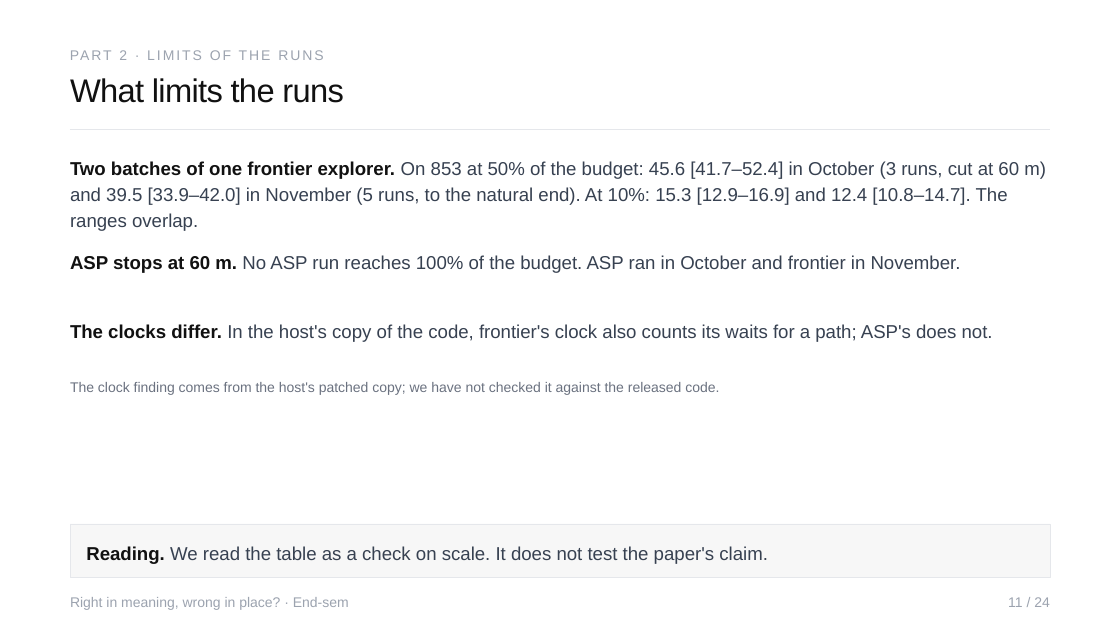
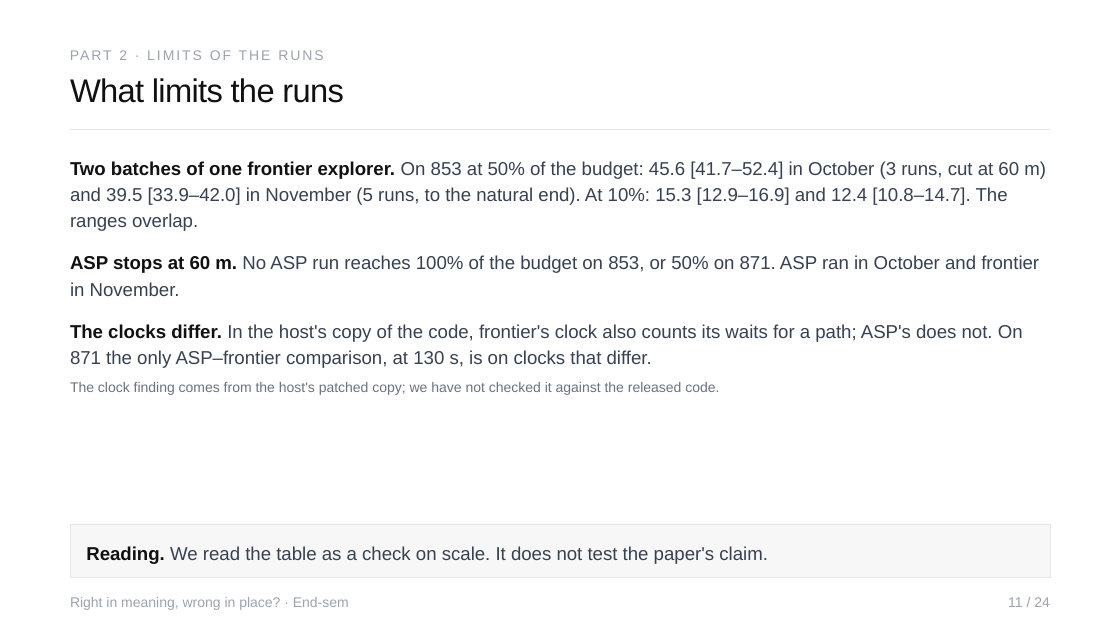
Before and after one commit to Sher110106/validity-aware-active-semantic-exploration, a slide deck: slide 11 of docs/endsem_2026-11/ASP_Endsem.pptx. Drawn at 1120x630 pixels with LibreOffice and Linux fonts; fonts in the diff are those of the drawing. Boxes give left, top, right and bottom in pixels: in the first picture for what was removed or moved away, otherwise in the second. Text is boxed around its words. In the diff, an @@ line names an element or a change of style, - is before the commit and + after.

```diff
--- a/docs/endsem_2026-11/ASP_Endsem.pptx
+++ b/docs/endsem_2026-11/ASP_Endsem.pptx
@@ text at <box>70,255,1039,296</box>: text changed @@
-ASP stops at 60 m. No ASP run reaches 100% of the budget. ASP ran in October and frontier in November.
+ASP stops at 60 m. No ASP run reaches 100% of the budget on 853, or 50% on 871. ASP ran in October and frontier in November.
@@ text at <box>70,324,1023,368</box>: text changed @@
-The clocks differ. In the host's copy of the code, frontier's clock also counts its waits for a path; ASP's does not.
+The clocks differ. In the host's copy of the code, frontier's clock also counts its waits for a path; ASP's does not. On 871 the only ASP–frontier comparison, at 130 s, is on clocks that differ.
```
Also in this commit, not shown: 3 other slides changed, 5 other files.
